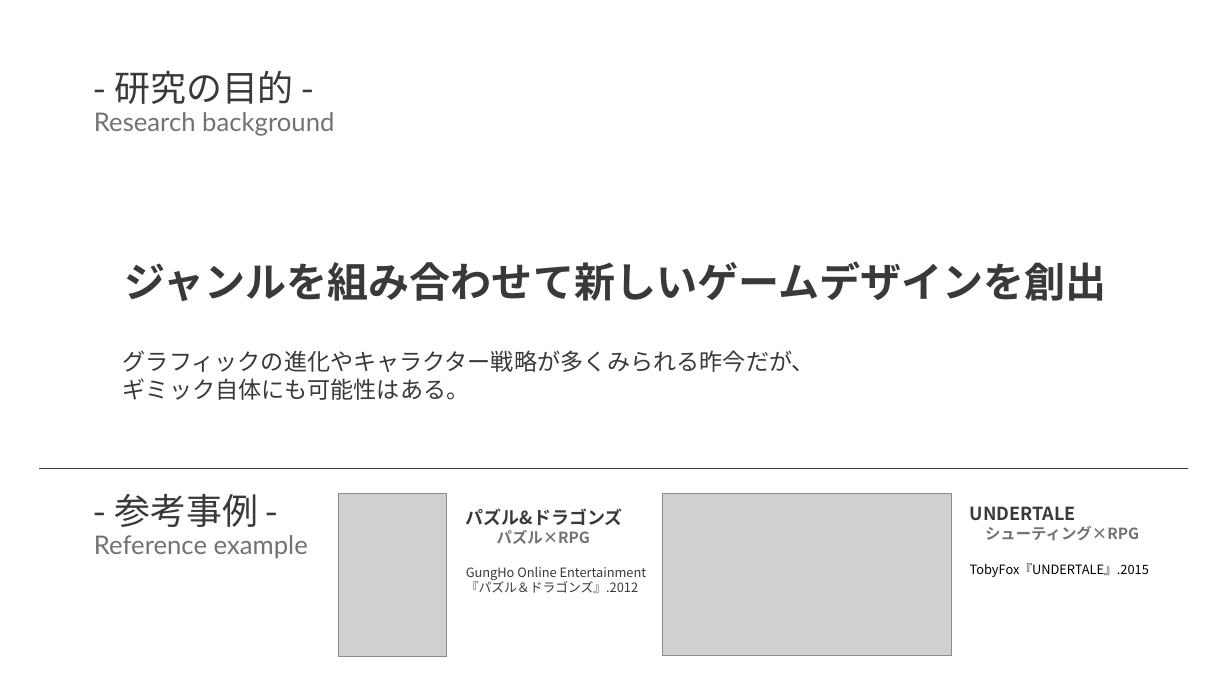
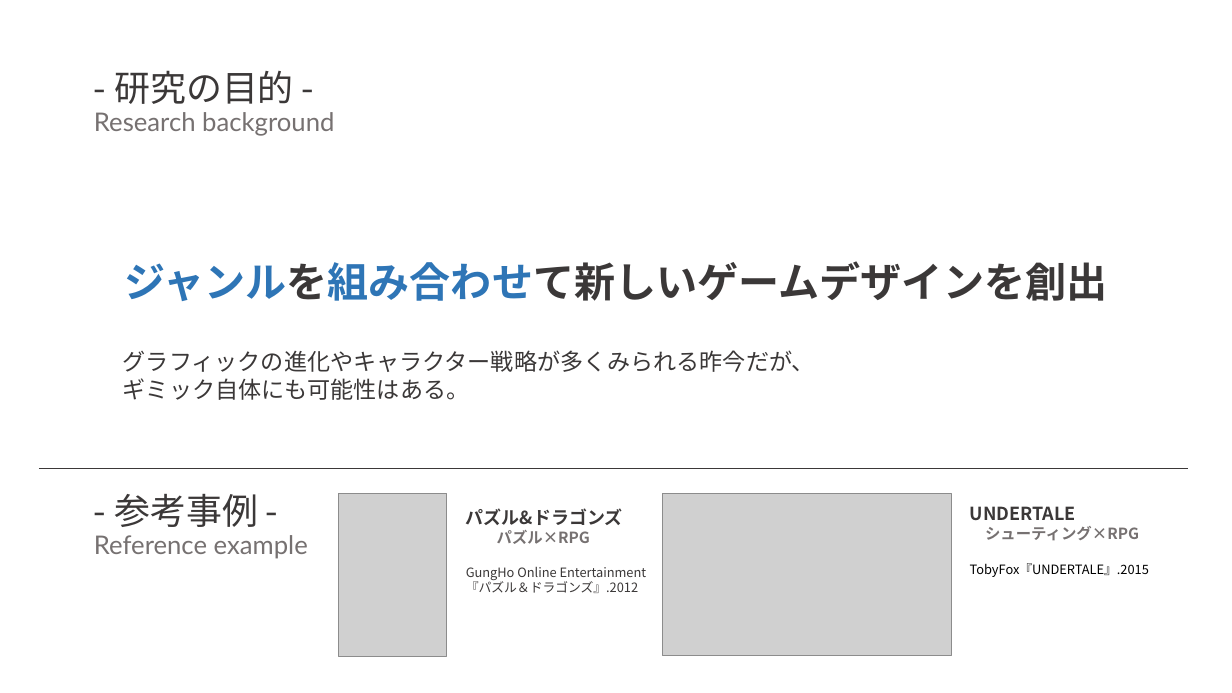
Before and after one commit to sakamana/PuzzleSoundGames, a slide deck: slide 4 of 卒研発表_佐久間.pptx. Drawn at 1232x693 pixels with LibreOffice and Linux fonts; fonts in the diff are those of the drawing; grey boxes stand for pictures. Boxes give left, top, right and bottom in pixels: in the first picture for what was removed or moved away, otherwise in the second. Text is boxed around its words. In the diff, an @@ line names an element or a change of style, - is before the commit and + after.

```diff
--- a/卒研発表_佐久間.pptx
+++ b/卒研発表_佐久間.pptx
@@ text "ジャンルを組み合わせて新しいゲームデザインを創出" at bbox=[124, 261, 1107, 301]: text colour #3B3838 to #2E75B6 in "ジャンルを組み合わせて新しいゲームデザインを創出" @@
```
Also in this commit, not shown: 1 other slide changed, 1 slide added.
